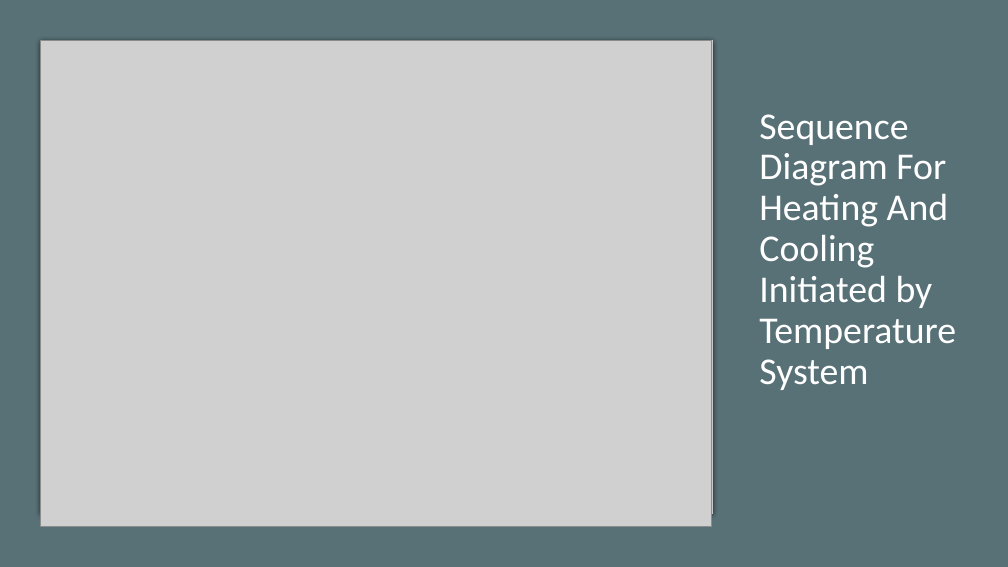
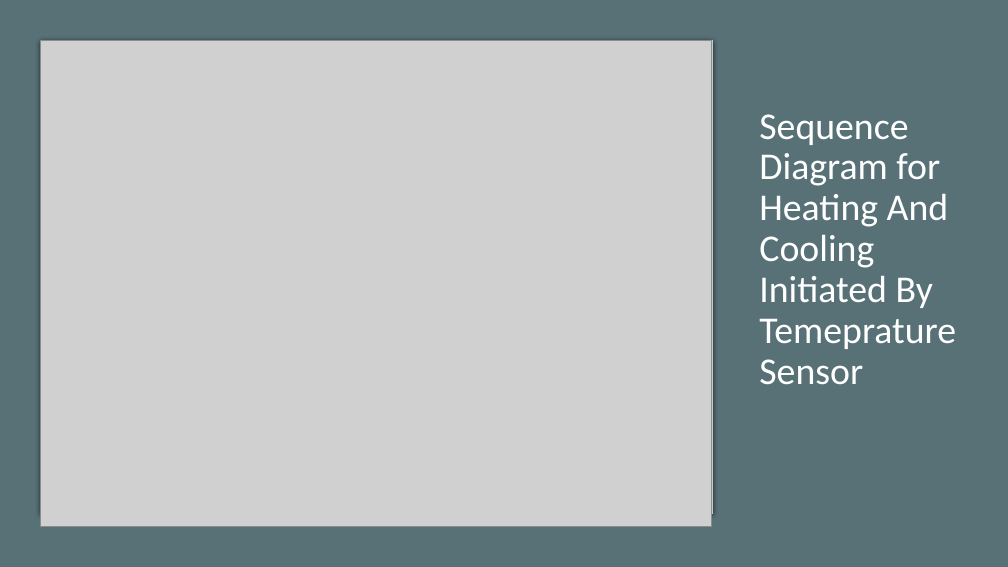
Before and after one commit to Microcontroller-Team-1/winter20-21, a slide deck: slide 7 of Project_Week_7&8/Precise Analysis.pptx. Drawn at 1008x567 pixels with LibreOffice and Linux fonts; fonts in the diff are those of the drawing; grey boxes stand for pictures. Boxes give left, top, right and bottom in pixels: in the first picture for what was removed or moved away, otherwise in the second. Text is boxed around its words. In the diff, an @@ line names an element or a change of style, - is before the commit and + after.

```diff
--- a/Project_Week_7&8/Precise Analysis.pptx
+++ b/Project_Week_7&8/Precise Analysis.pptx
@@ title at [759,114,956,385]: text changed @@
-Sequence Diagram For Heating And Cooling Initiated by Temperature System
+Sequence Diagram for Heating And Cooling Initiated By Temeprature Sensor
```
Also in this commit, not shown: 1 slide added.
